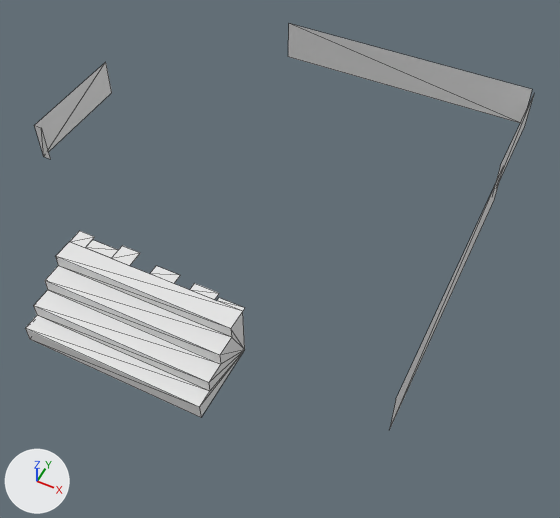
Renders of the COLLADA model binaries/data/mods/public/art/meshes/props/celt_temple_wall.dae from each side of a commit.
One viewpoint serves both versions: a 50 mm camera at (0.317, -0.581, 0.6) aimed at (0.048, -0.042, -0.074). Lighting does not change. The marker at lower left points along +X, +Y and +Z. Mesh edges are drawn as thin lines. Materials are left out; every surface is plain grey. Where no turn or scale is listed for an object, it has been applied to the vertices.
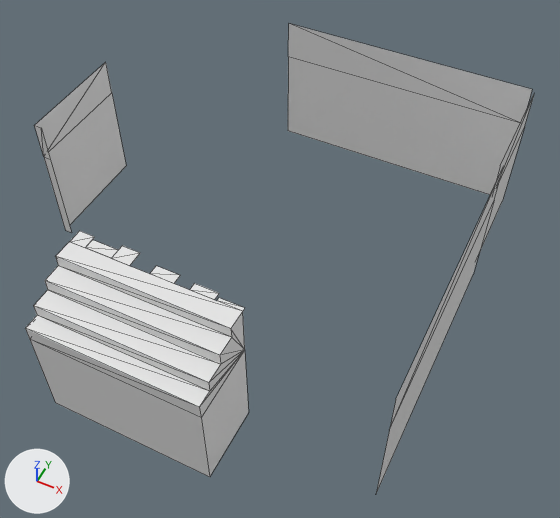
Where the newer file only moved an object's origin or applied its transform, the numbers keep the older frame.

Changed parts and their boxes (x1, y1, x2, y2) in the pictures (560 x 518 px):
'default015', reshaped (16% taller): before (25, 24, 534, 428); after (25, 24, 534, 494)
part 1 of me_default015mesh, added: after (30, 57, 524, 494)

The change in detail:
me_default015mesh is used by ob_default015; location (0.0, 0.0, 0.0).
me_default015mesh had 62 vertices, 54 faces and spanned x -0.254..0.25, y -0.293..0.233, z -0.012..0.049.
me_default015mesh now has 75 vertices, 62 faces and spans x -0.254..0.25, y -0.293..0.233, z -0.138..0.049.
Part 1, on me_default015mesh:
4 vertices are added at (0.094, -0.211, -0.128), (-0.097, -0.211, -0.128), (0.094, -0.293, -0.128), (-0.097, -0.293, -0.128).
9 new vertices lie (0.0, 0.0, -0.126) away from vertices in x -0.254..0.25, y -0.236..0.233, z -0.012..-0.002.
8 new faces join them.
